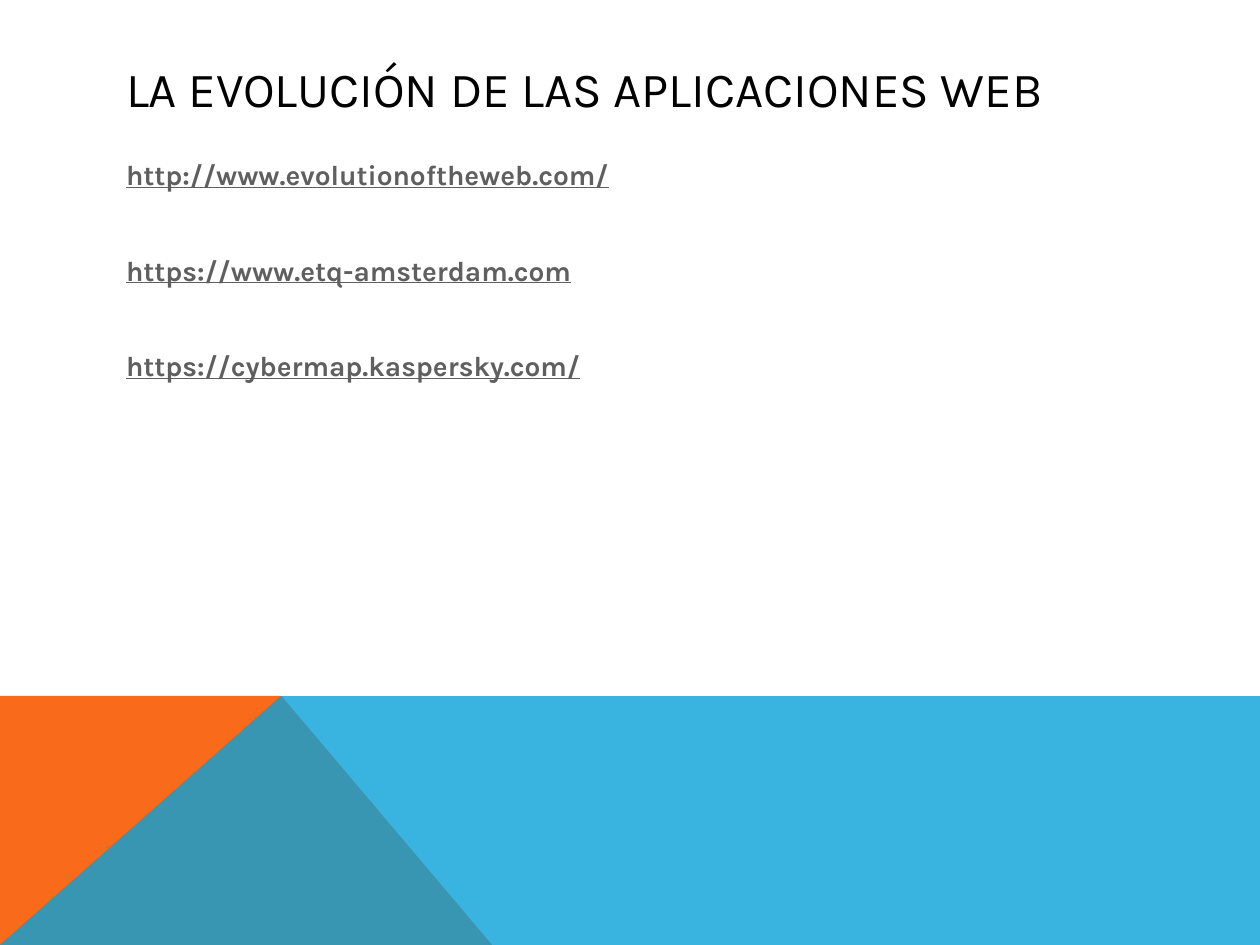
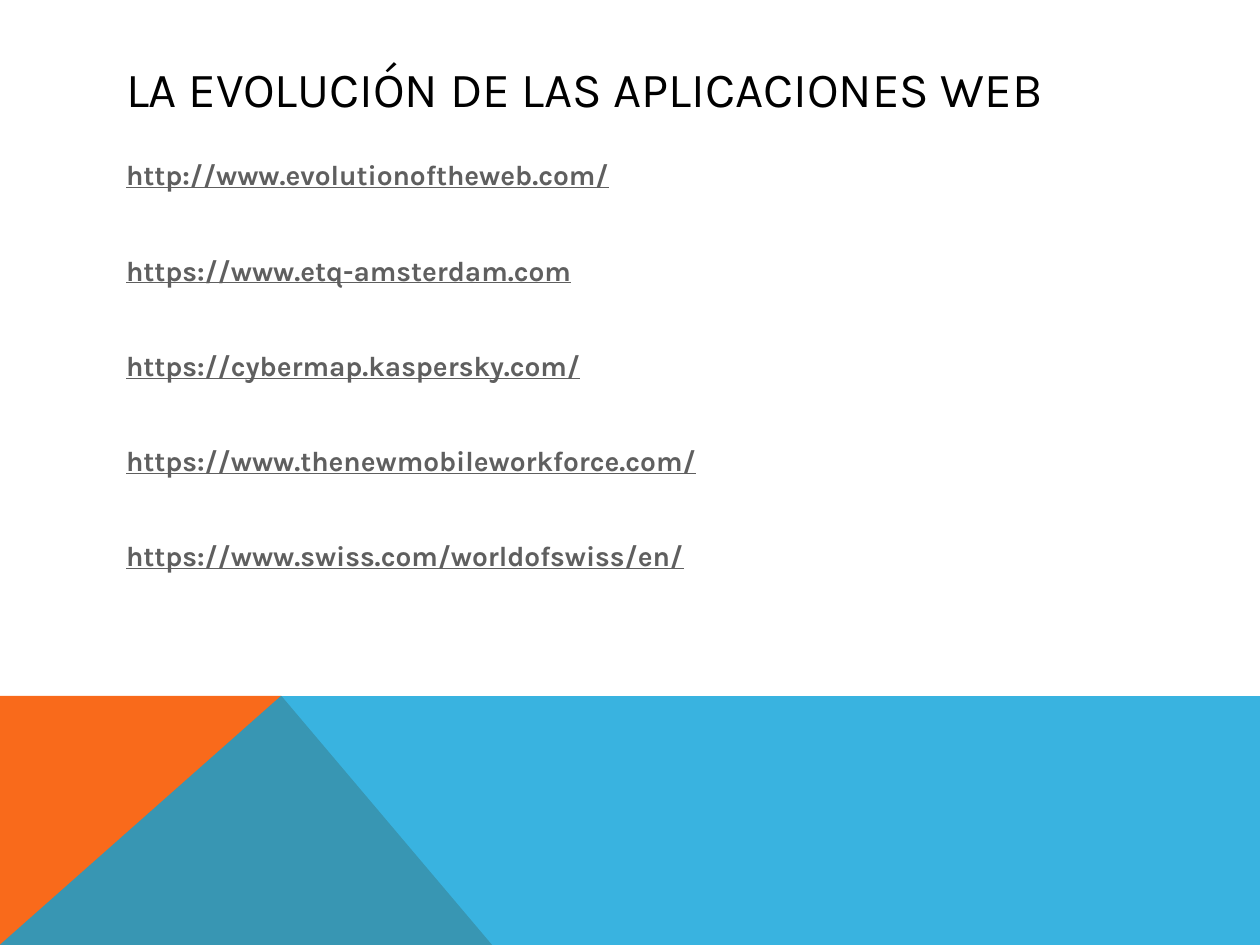
Before and after one commit to codigo-code/fullstack, a slide deck: slide 7 of De 0 a full stack!.pptx. Drawn at 1260x945 pixels with LibreOffice and Linux fonts; fonts in the diff are those of the drawing. Boxes give left, top, right and bottom in pixels: in the first picture for what was removed or moved away, otherwise in the second. Text is boxed around its words. In the diff, an @@ line names an element or a change of style, - is before the commit and + after.

```diff
--- a/De 0 a full stack!.pptx
+++ b/De 0 a full stack!.pptx
@@ text at bbox=[126, 450, 696, 573]: paragraphs added @@
+https://www.thenewmobileworkforce.com/
+https://www.swiss.com/worldofswiss/en/
```
Also in this commit, not shown: 2 other slides changed, 3 slides added.
